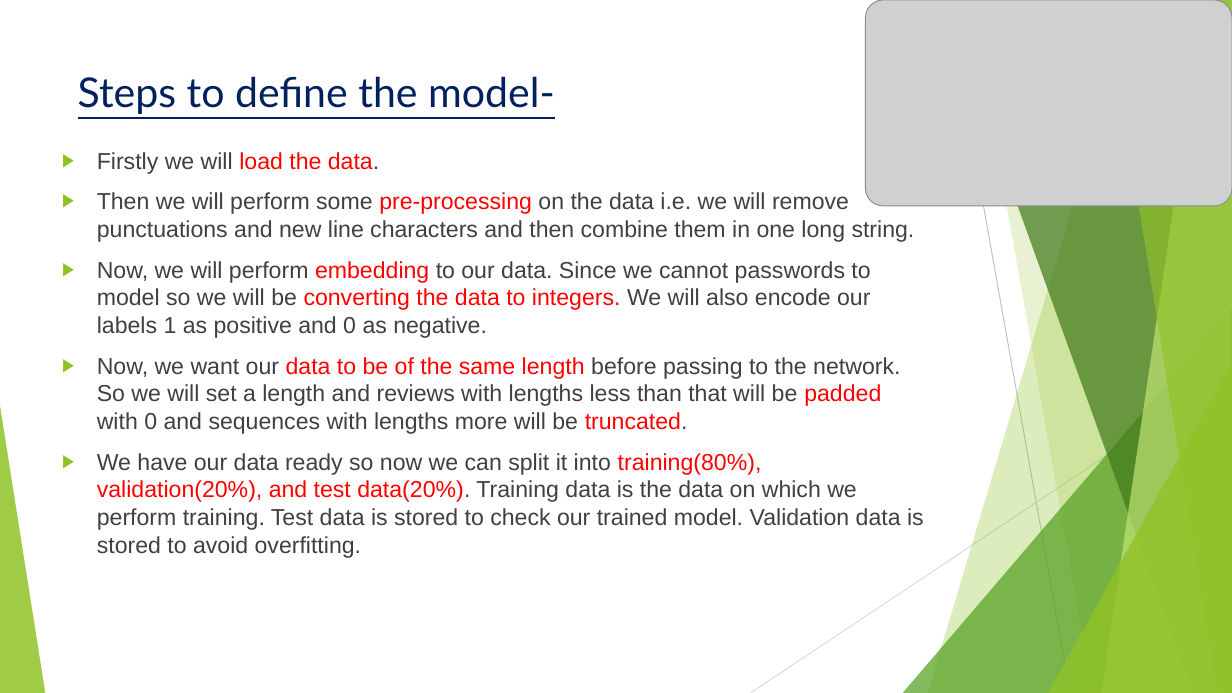
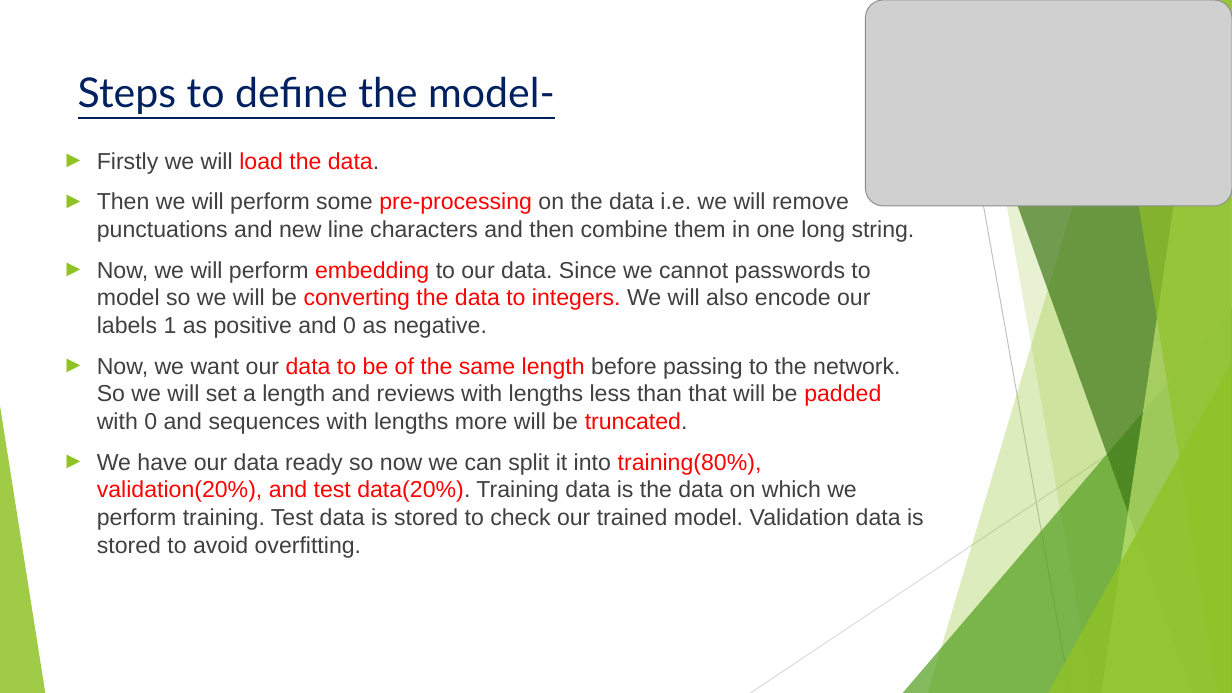
Before and after one commit to 17-Vishal/Sentiment-Analysis-Model, a slide deck: slide 5 of Sentiment project presentation.pptx. Drawn at 1232x693 pixels with LibreOffice and Linux fonts; fonts in the diff are those of the drawing; grey boxes stand for pictures. Boxes give left, top, right and bottom in pixels: in the first picture for what was removed or moved away, otherwise in the second. Text is boxed around its words. In the diff, an @@ line names an element or a change of style, - is before the commit and + after.

```diff
--- a/Sentiment project presentation.pptx
+++ b/Sentiment project presentation.pptx
@@ text "Firstly we will load the ..." at box(97, 152, 924, 558): bullet ▶ to ►; less space between paragraphs @@
```
Also in this commit, not shown: 7 other slides changed, 1 other file.
